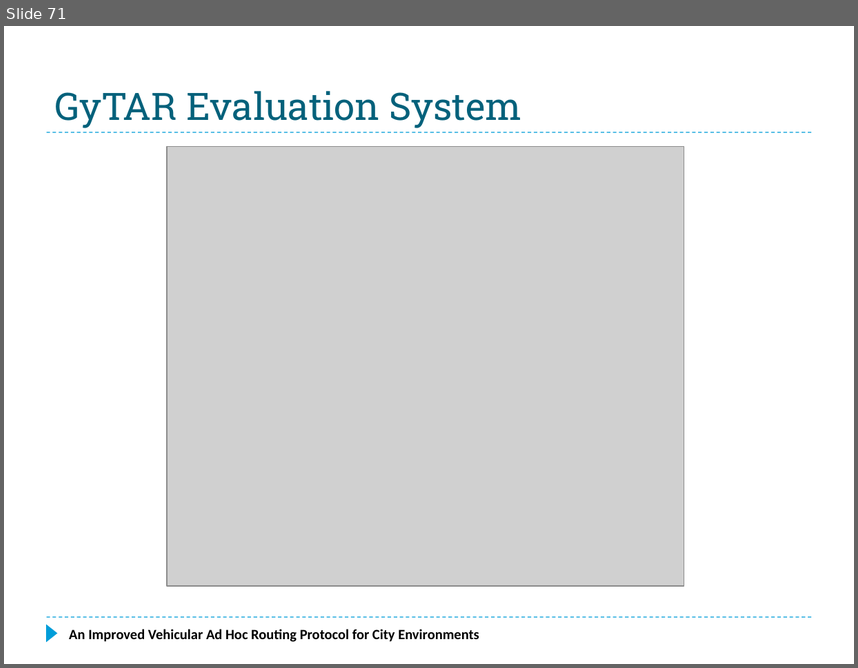
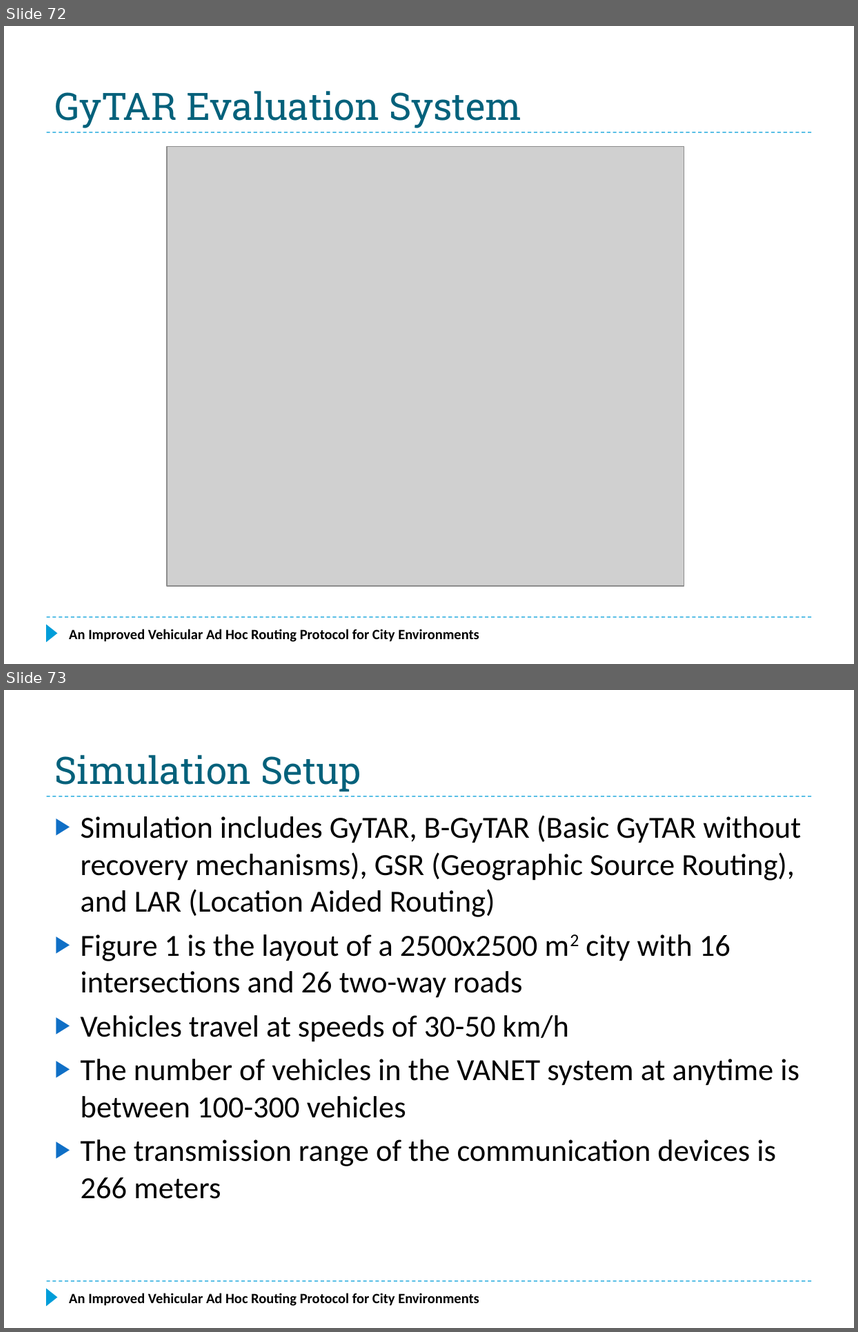
Before and after one commit to f33losopher/EEMaster_VANET, a slide deck: VANET_Felix.pptx. Shown one above the other, each under a label of ours: slide 71 before the commit, slides 72 and 73 after it. The pictures are 858x668 and 858x1332 pixels, drawn with LibreOffice and Linux fonts; fonts in the diff are those of the drawing; grey boxes stand for pictures. Boxes give left, top, right and bottom in pixels: in the first picture for what was removed or moved away, otherwise in the second. Text is boxed around its words. In the diff, an @@ line names an element or a change of style, - is before the commit and + after.

Commit message:
Update power point with simulations

```diff
--- a/VANET_Felix.pptx
+++ b/VANET_Felix.pptx
@@ slide 73 added at bbox=[4, 690, 854, 1328], background #FFFFFF; not listed: 3 template elements that a slide beside it also shows @@
@@ title added at bbox=[55, 755, 361, 791], 32 pt, text #04617B @@
+Simulation Setup
@@ text added at bbox=[81, 815, 801, 1199], 26 pt, text #000000 @@
+▶ Simulation includes GyTAR, B-GyTAR (Basic GyTAR without recovery mechanisms), GSR (Geographic Source Routing), and LAR (Location Aided Routing)
+▶ Figure 1 is the layout of a 2500x2500 m2 city with 16 intersections and 26 two-way roads
+▶ Vehicles travel at speeds of 30-50 km/h
+▶ The number of vehicles in the VANET system at anytime is between 100-300 vehicles
+▶ The transmission range of the communication devices is 266 meters
@@ text added at bbox=[69, 1292, 479, 1305], 12 pt, text #000000, bold @@
+An Improved Vehicular Ad Hoc Routing Protocol for City Environments
@@ what was slide 71 is now slide 72 @@
```
Also in this commit, not shown: 2 slides changed, 2 other slides added, 1 other file.
